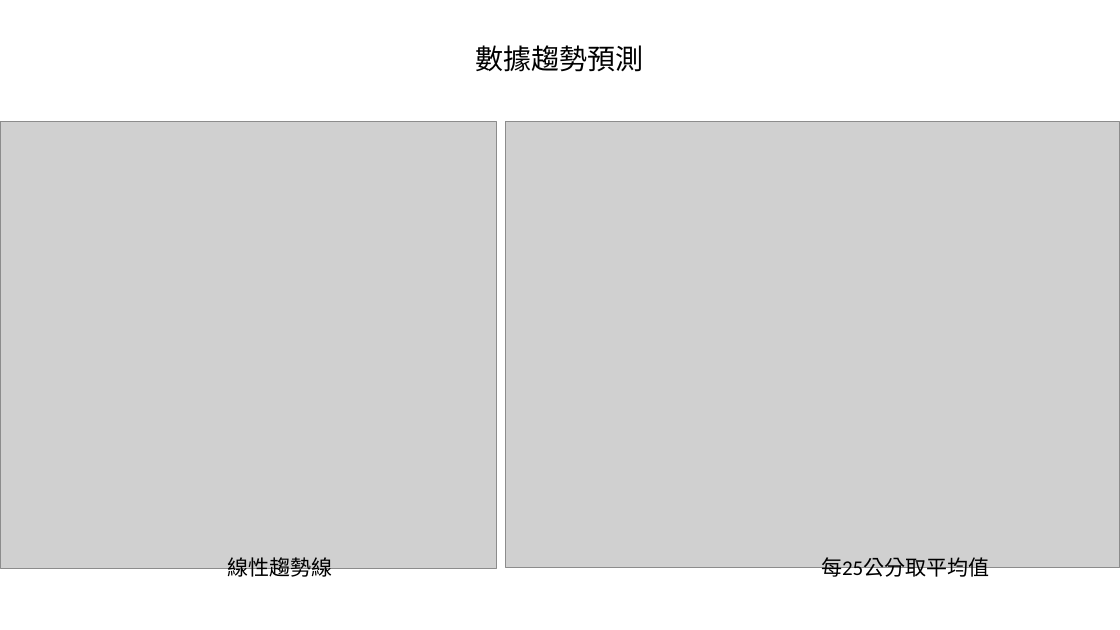
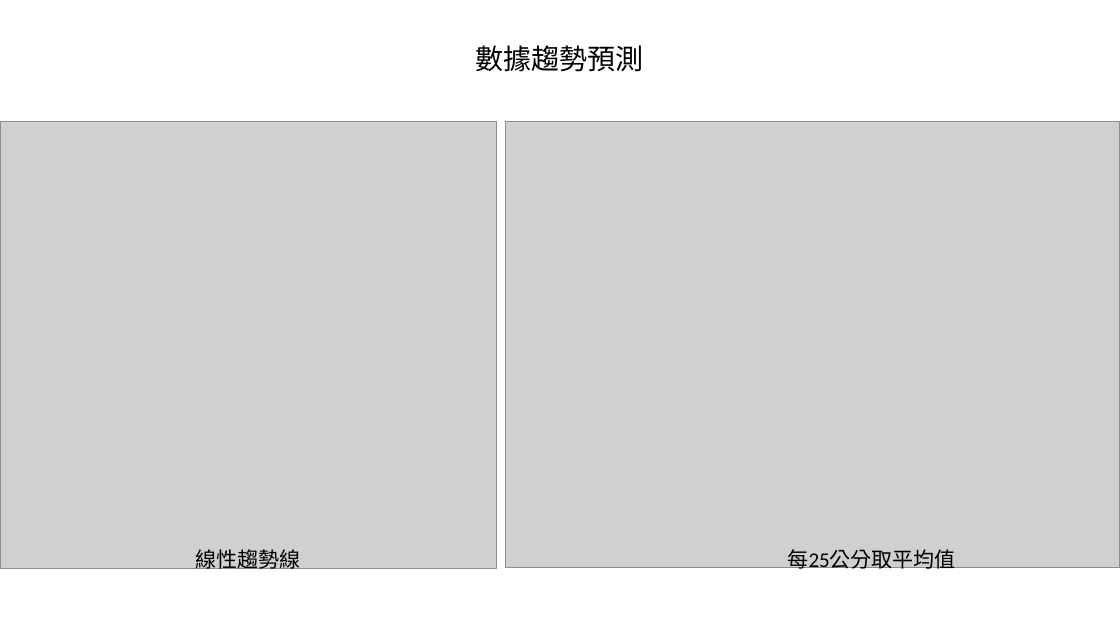
Before and after one commit to MengchunLin/CECI, a slide deck: slide 2 of 簡報1.pptx. Drawn at 1120x630 pixels with LibreOffice and Linux fonts; fonts in the diff are those of the drawing; grey boxes stand for pictures. Boxes give left, top, right and bottom in pixels: in the first picture for what was removed or moved away, otherwise in the second. Text is boxed around its words. In the diff, an @@ line names an element or a change of style, - is before the commit and + after.

```diff
--- a/簡報1.pptx
+++ b/簡報1.pptx
@@ text "線性趨勢線": place and size @@
-text "線性趨勢線" at box(227, 557, 332, 580)
+text "線性趨勢線" at box(195, 549, 300, 572)
@@ text "每25公分取平均值": place and size @@
-text "每25公分取平均值" at box(821, 557, 989, 580)
+text "每25公分取平均值" at box(788, 549, 956, 572)
@@ text "每25公分取平均值" at box(788, 549, 956, 572): alignment left to centre @@
```
Also in this commit, not shown: 26 other files.
